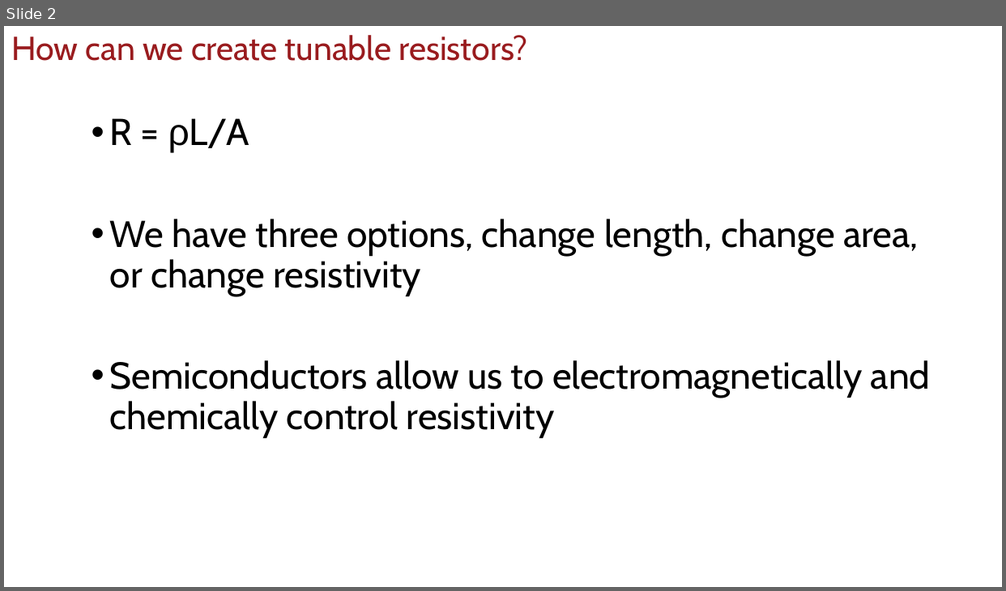
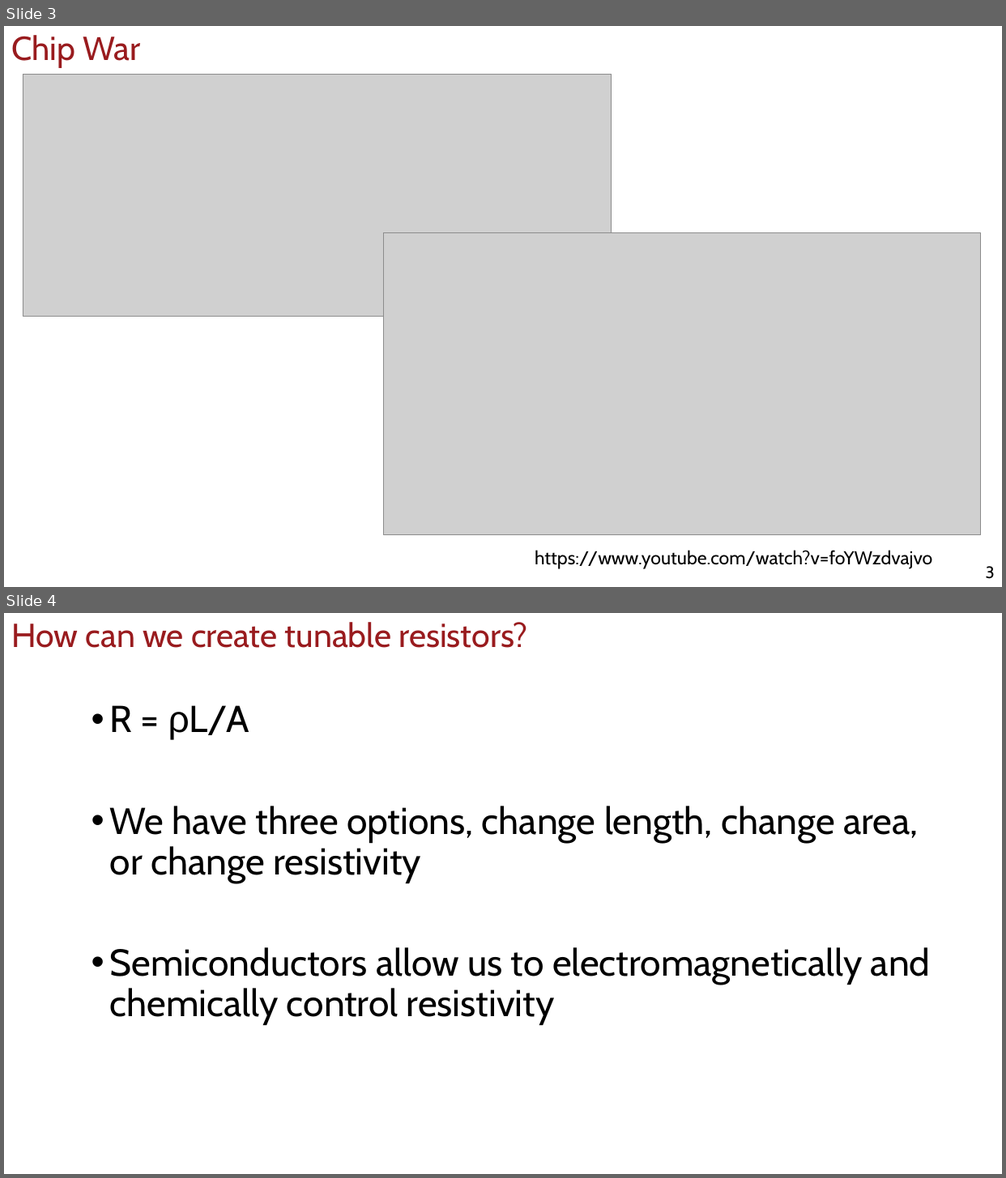
Before and after one commit to uscee105/ee105, a slide deck: assets/module-2-device/mod-2-lecture-9-devices-1.pptx. Shown one above the other, each under a label of ours: slide 2 before the commit, slides 3 and 4 after it. The pictures are 1006x591 and 1006x1178 pixels, drawn with LibreOffice and Linux fonts; fonts in the diff are those of the drawing; grey boxes stand for pictures; background and template pictures are left out. Boxes give left, top, right and bottom in pixels: in the first picture for what was removed or moved away, otherwise in the second. Text is boxed around its words. In the diff, an @@ line names an element or a change of style, - is before the commit and + after.

```diff
--- a/assets/module-2-device/mod-2-lecture-9-devices-1.pptx
+++ b/assets/module-2-device/mod-2-lecture-9-devices-1.pptx
@@ slide 3 added at [4,26,1002,587], background #FFFFFF @@
@@ title added at [11,35,141,68], 32 pt, text #991B1E @@
+Chip War
@@ picture added at [23,74,612,317] @@
@@ picture added at [384,233,981,535] @@
@@ text added at [535,550,932,570], 18 pt, text #000000 @@
+https://www.youtube.com/watch?v=foYWzdvajvo
@@ page number added at [986,566,995,579], 16 pt, text #000000 @@
+3
@@ what was slide 2 is now slide 4 @@
```
Also in this commit, not shown: 13 slides changed, 7 other slides added, 26 other files.
